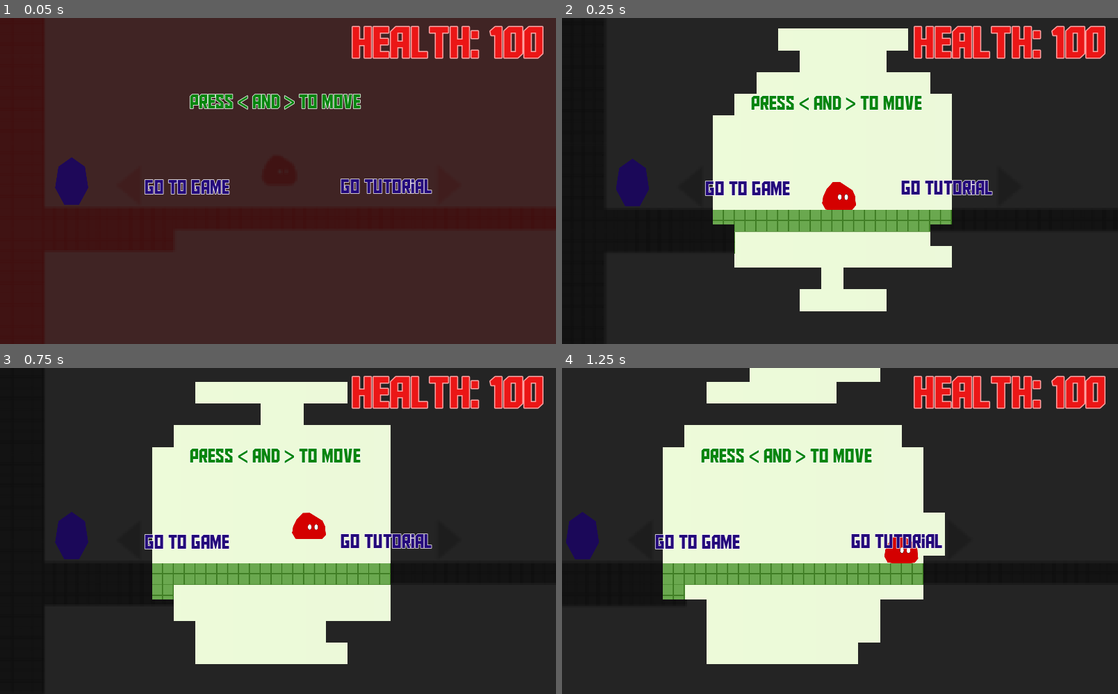
Above: before the commit, frames 1-4 (two rows, left to right).
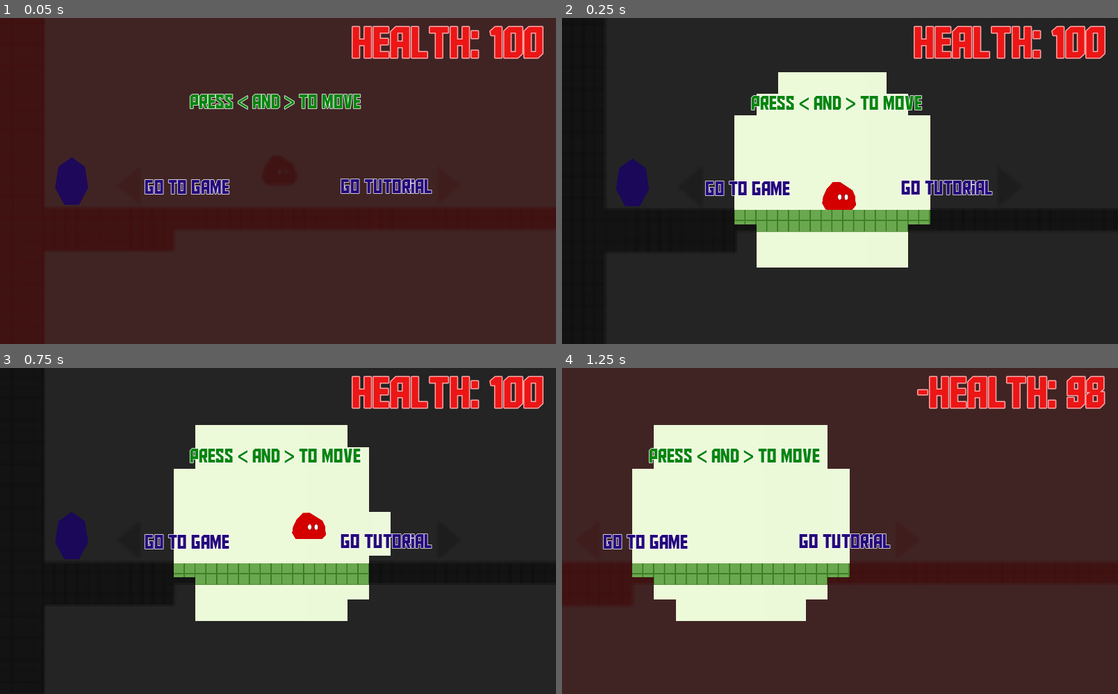
Above: after the commit, the same moments.

Repository: glitchcore/comfort
Game: Godot game, scene res://Scenes/BaseLevel.tscn
The game is run twice, just before and just after one commit, with the same random seed, the same clock (stepped at 60 frames per second) and the same inputs.
Inputs:
- Up to frame 1 (0.05 s): no input
- Up to frame 2 (0.25 s): no input
- Up to frame 3 (0.75 s): tap Space (jump) at 0.5 s; hold Right (ui_right) from 0.53 s (still down)
- Up to frame 4 (1.25 s): keep holding Right (ui_right); tap Space (jump) at 0.77 s

Frame 1 is identical in both runs. In frame 2, 9.1% of the frame differs, in the area x 27-71%, y 3-90%; in frame 3, 11%; in frame 4, 83%, in the area x 0-100%, y 0-100%.

Commit message:
randomize enemy animation

Diff:
--- a/Actors/Enemy.gd
+++ b/Actors/Enemy.gd
@@ -13,11 +13,18 @@
 export var gravity = 100
 
 func _ready() -> void:
+	randomize()
 	store.connect("update_comfort", self, "_on_UpdateComfort")
 	var _r = connect("enemy_collide", store, "on_EnemyCollide")
 
 # Called every frame. 'delta' is the elapsed time since the previous frame.
 func _process(_delta: float) -> void:
+	if (
+		Time.get_ticks_msec() > rand_range(0, 1000) and
+		$Animation.current_animation == ""
+	):
+		$Animation.play("enemy_run")
+
 	if Time.get_ticks_msec() < 1000:
 		return
 
--- a/Actors/Enemy.tscn
+++ b/Actors/Enemy.tscn
@@ -66,8 +66,7 @@
 position = Vector2( 0, -23 )
 shape = SubResource( 4 )
 
-[node name="AnimationPlayer" type="AnimationPlayer" parent="."]
-autoplay = "enemy_run"
+[node name="Animation" type="AnimationPlayer" parent="."]
 anims/RESET = SubResource( 5 )
 anims/enemy_run = SubResource( 6 )
 
--- a/Actors/Space.gd
+++ b/Actors/Space.gd
@@ -5,7 +5,8 @@
 
 const SIZE = [160, 100]
 const UPDATE_SIZE = 20
-export var space_size = 6
+export var space_size = 5
+export var noise_amount = 0.05
 
 var comfort_amount = 0
 var target_comfort_amount = 0
@@ -40,7 +41,10 @@
 	)
 
 	var res = 0
-	res += clamp(space_size - (uv * (Vector2.ONE + r * 0.1) - center).length(), 0, 1)
+	res += clamp(
+		space_size - (uv * (Vector2.ONE + r * noise_amount) - center).length(),
+		0, 1
+	)
 	# res = lerp(res, old[uv.x][uv.y], 0.2)
 	res += old[uv.x][uv.y] * 0.9
 
--- a/Actors/SpaceDetector.gd
+++ b/Actors/SpaceDetector.gd
@@ -2,9 +2,6 @@
 
 onready var player = get_node("/root/BaseLevel/Player")
 onready var store = get_node("/root/BaseLevel/Store")
-
-export var speed = 0.5
-
 
 func _ready() -> void:
 	store.connect("force_move", self, "_on_ForceMove")
@@ -12,7 +9,8 @@
 # Called every frame. 'delta' is the elapsed time since the previous frame.
 func _process(delta: float) -> void:
 	var move_direction = (player.position - self.position)
-	var _velocity = move_and_collide(move_direction * speed * delta)
+	var _velocity = move_and_collide(
+		move_direction * store.get_space_speed() * delta)
 
 func _on_ForceMove(new_position) -> void:
 	position = new_position
--- a/Autoload/Store.gd
+++ b/Autoload/Store.gd
@@ -5,15 +5,24 @@
 signal killed
 signal force_move(new_position)
 
+# game config
 const START_GAME_POSITION = Vector2(241, -2397)
 
 const HP_MAX = 100
 const BAD_ZONE_DAMAGE = 2
 const GOOD_ZONE_DAMAGE = -1
 const ENEMY_DAMAGE_LEVEL = 50
+
+# game globals
+export var space_speed = 0.5
+
+# game state
 var hp = HP_MAX setget set_health
 var in_comfort_zone = true
 var player_alive = true
+
+func get_space_speed():
+	return space_speed
 
 func calculate_hp():
 	if in_comfort_zone:
